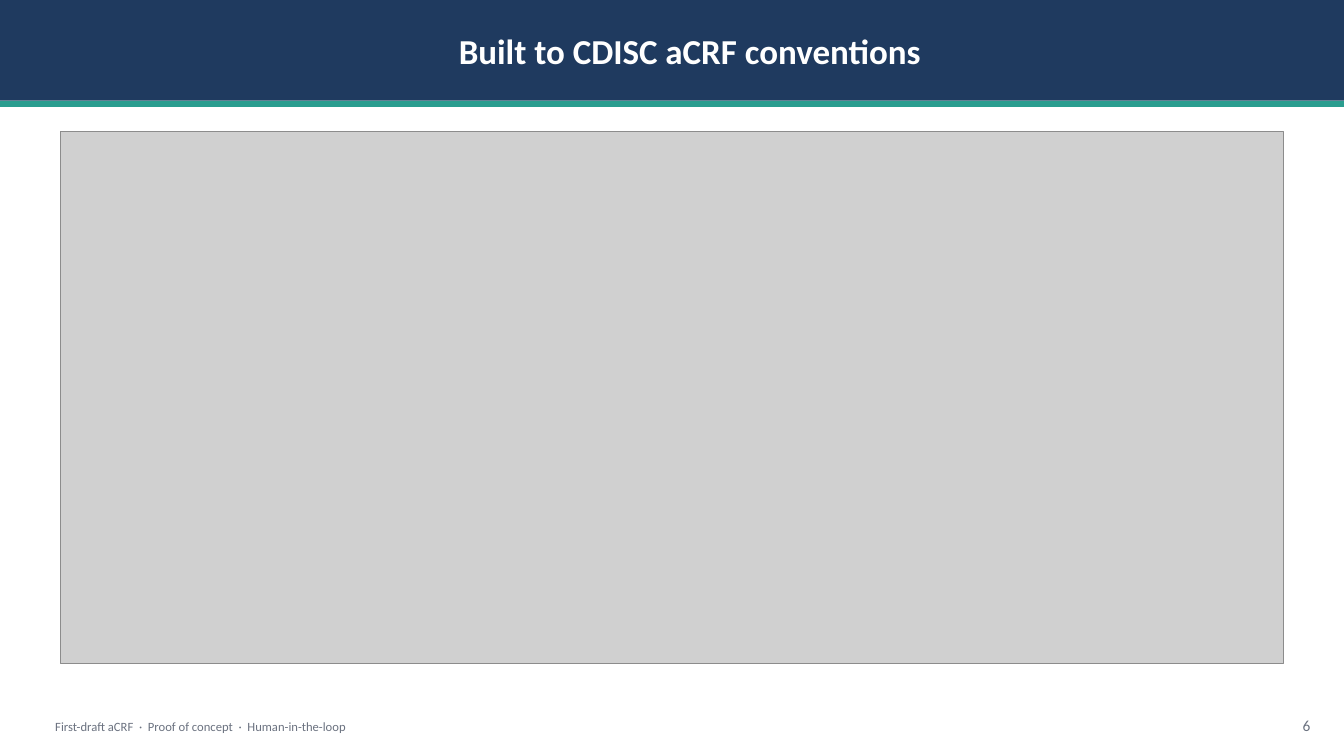
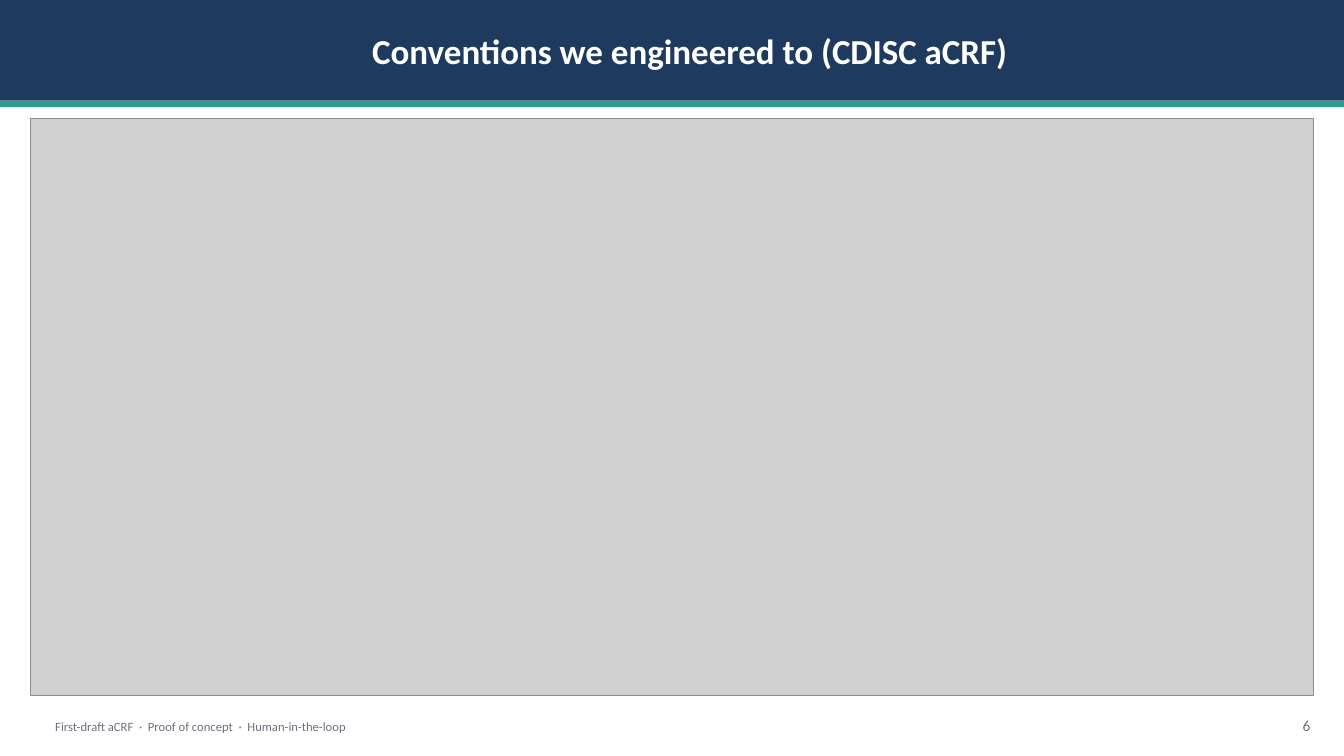
Before and after one commit to clonefutura10/design-repo, a slide deck: slide 6 of DEMO_new.pptx. Drawn at 1344x756 pixels with LibreOffice and Linux fonts; fonts in the diff are those of the drawing; grey boxes stand for pictures. Boxes give left, top, right and bottom in pixels: in the first picture for what was removed or moved away, otherwise in the second. Text is boxed around its words. In the diff, an @@ line names an element or a change of style, - is before the commit and + after.

```diff
--- a/DEMO_new.pptx
+++ b/DEMO_new.pptx
@@ text in rectangle at [372,38,1007,70]: text changed @@
-Built to CDISC aCRF conventions
+Conventions we engineered to (CDISC aCRF)
@@ picture: place and size @@
-picture at [60,131,1284,663]
+picture at [30,119,1314,696]
```
Also in this commit, not shown: 9 other slides changed.
